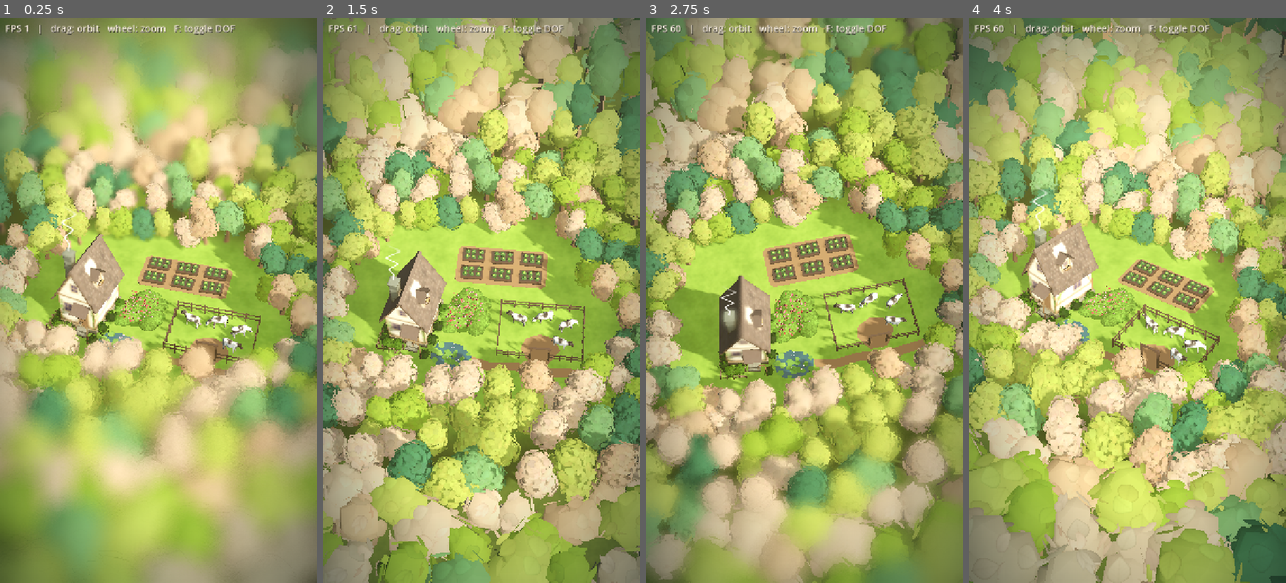
Above: before the commit, frames 1-4 (left to right).
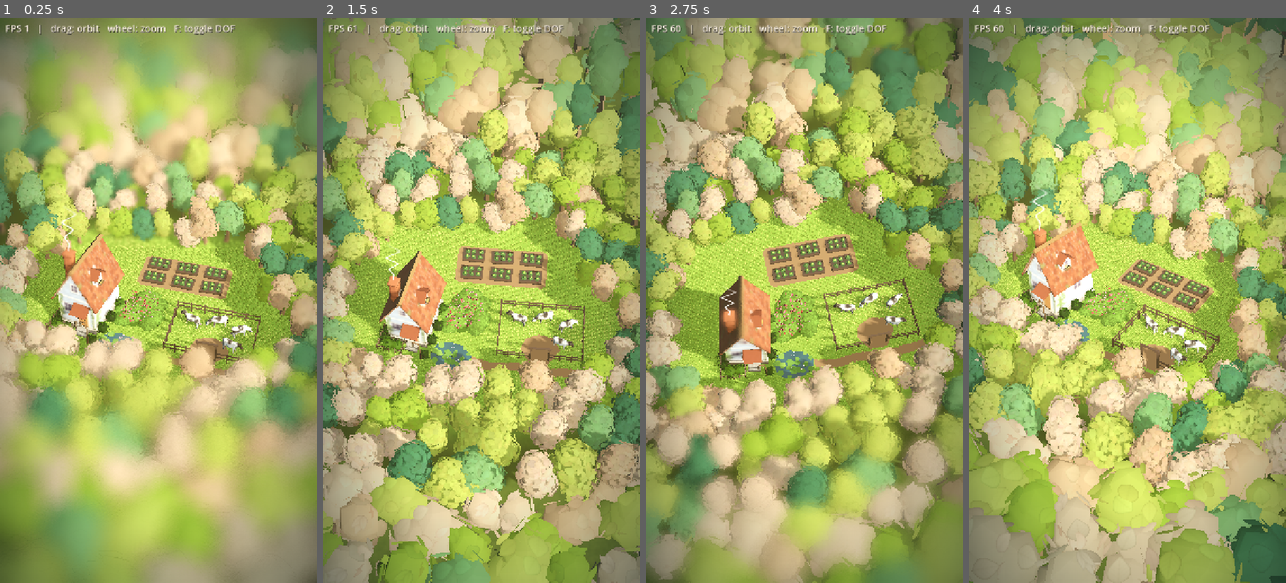
Above: after the commit, the same moments.

Repository: evaqqwww/Island
Game: Godot game, scene res://main.tscn
Two runs of this game, one before a commit and one after it. Both use one fixed random seed, a clock stepped at 60 frames per second and the inputs below.
Inputs (mouse positions are in pixels of both pictures, inside the frame that each line leads up to):
- Up to frame 1 (0.25 s): no input
- Up to frame 2 (1.5 s): tap Enter at 0.5 s; move the mouse to (551, 272) at 0.52 s; tap F at 0.6 s; click (551, 272) at 0.67 s; drag from (418, 328) to (465, 413) at 1.27 s
- Up to frame 3 (2.75 s): move the mouse to (836, 176) at 2.02 s; tap F at 2.1 s; click (836, 176) at 2.17 s
- Up to frame 4 (4 s): drag from (1111, 413) to (1032, 215) at 2.77 s; move the mouse to (1222, 385) at 3.52 s; tap F at 3.6 s; click (1222, 385) at 3.67 s

The runs differ from the first frame. In frame 1, 4.5% of the frame differs, in the area x 7-94%, y 38-65%; in frame 2, 5.3%, in the area x 3-98%, y 34-69%; in frame 3, 5.0%; in frame 4, 4.9%.

Commit message:
木屋改为参考图配色（灰蓝墙、陶红瓦、红砖烟囱），修掉屋顶老虎窗上方的烘焙瑕疵；空地加壳层草，草地有厚度和梳向
Co-Authored-By: Claude Opus 5.5 <noreply@anthropic.com>

Diff:
--- a/main.tscn
+++ b/main.tscn
@@ -15,6 +15,8 @@
 [ext_resource type="Texture2D" path="res://assets/textures/lawn.png" id="18_lawn"]
 [ext_resource type="Script" path="res://scripts/props.gd" id="19_props"]
 [ext_resource type="PackedScene" path="res://assets/farm/farm.glb" id="20_farm"]
+[ext_resource type="Script" path="res://scripts/grass.gd" id="21_grass"]
+[ext_resource type="Shader" path="res://shaders/grass.gdshader" id="22_grass"]
 
 [sub_resource type="ProceduralSkyMaterial" id="ProceduralSkyMaterial_sky"]
 sky_top_color = Color(0.55, 0.66, 0.78, 1)
@@ -79,6 +81,10 @@
 render_priority = 0
 shader = ExtResource("6_water")
 
+[sub_resource type="ShaderMaterial" id="ShaderMaterial_grass"]
+render_priority = 0
+shader = ExtResource("22_grass")
+
 [sub_resource type="SphereMesh" id="SphereMesh_shrub"]
 radius = 1.0
 height = 2.0
@@ -254,6 +260,13 @@
 depth = 0.05
 
 [node name="Vegetation" type="Node3D" parent="."]
+
+[node name="Grass" type="MeshInstance3D" parent="Vegetation"]
+cast_shadow = 0
+material_override = SubResource("ShaderMaterial_grass")
+script = ExtResource("21_grass")
+area = NodePath("../../Regions/Clearing")
+exclude_areas = Array[NodePath]([NodePath("../../Regions/Footprint"), NodePath("../../Regions/Pond"), NodePath("../../Regions/FlowerBed"), NodePath("../../Regions/FarmYard"), NodePath("../../Regions/PastureMud"), NodePath("../../Regions/Path")])
 
 [node name="BedShrubs" type="MultiMeshInstance3D" parent="Vegetation"]
 cast_shadow = 0
--- /dev/null
+++ b/scripts/grass.gd
@@ -0,0 +1,108 @@
+@tool
+extends MeshInstance3D
+
+## 草地：在 area 多边形（外扩 margin 米，伸进林缘树冠下）上叠 shell_count 层水平网格（壳层草），
+## grass.gdshader 按每层的高度和格子噪声裁出一簇簇草叶，叠出有厚度、会随风摆动的草坪。
+## exclude_areas（小路、池塘、菜园、泥地、花圃、木屋）不长草：运行时把区域画成遮罩贴图传给着色器，
+## 遮罩按双线性插值采样，区域边缘的草逐渐变矮。只在有草的格子里生成网格，减少重叠绘制。
+## 网格和遮罩在运行时生成，不写进场景文件。改了区域或参数后点「重新生成」。
+
+@export var area: NodePath
+@export var exclude_areas: Array[NodePath] = []
+## area 向外扩展的距离（米），让草一直长到林缘的树冠下面。
+@export var margin := 1.5
+@export var shell_count := 12
+## 每层网格的格子边长（米）。
+@export var cell_size := 1.0
+## 遮罩贴图每个像素对应的边长（米）。
+@export var mask_resolution := 0.15
+@export_tool_button("重新生成") var rebuild_action := _rebuild
+
+
+func _ready() -> void:
+	_rebuild()
+
+
+func _validate_property(property: Dictionary) -> void:
+	if property.name == "mesh":
+		property.usage &= ~PROPERTY_USAGE_STORAGE
+
+
+func _rebuild() -> void:
+	mesh = null
+	var base := Regions.from_node(get_node_or_null(area))
+	var mat := material_override as ShaderMaterial
+	if base.is_empty() or mat == null or shell_count < 1:
+		return
+	var grown := Geometry2D.offset_polygon(base.polygon, margin, Geometry2D.JOIN_ROUND)
+	if grown.is_empty():
+		return
+	var region := {"polygon": grown[0], "bounds": Rect2()}
+	var bounds := Rect2(grown[0][0], Vector2.ZERO)
+	for v in grown[0]:
+		bounds = bounds.expand(v)
+	region.bounds = bounds
+	var excludes := Regions.collect(self, exclude_areas)
+
+	# 遮罩：有草为 1，没草为 0
+	var w := ceili(bounds.size.x / mask_resolution) + 1
+	var h := ceili(bounds.size.y / mask_resolution) + 1
+	var pixels := PackedByteArray()
+	pixels.resize(w * h)
+	for y in h:
+		for x in w:
+			var p := bounds.position + Vector2(x, y) * mask_resolution
+			var grass := Regions.inside_any(p, [region]) and not Regions.inside_any(p, excludes)
+			pixels[y * w + x] = 255 if grass else 0
+	var image := Image.create_from_data(w, h, false, Image.FORMAT_L8, pixels)
+	mat.set_shader_parameter("mask", ImageTexture.create_from_image(image))
+	# 像素中心对齐：第 0 个像素的中心在 bounds.position
+	var half := Vector2.ONE * mask_resolution * 0.5
+	mat.set_shader_parameter("mask_rect", Vector4(bounds.position.x - half.x, bounds.position.y - half.y,
+			w * mask_resolution, h * mask_resolution))
+
+	# 网格：只保留四角或中心有草的格子；层从上往下排
+	var inv := global_transform.affine_inverse()
+	var cells: Array[Vector2] = []
+	var nx := ceili(bounds.size.x / cell_size)
+	var nz := ceili(bounds.size.y / cell_size)
+	for iz in nz:
+		for ix in nx:
+			var c := bounds.position + Vector2(ix, iz) * cell_size
+			for s in [Vector2(0, 0), Vector2(1, 0), Vector2(0, 1), Vector2(1, 1), Vector2(0.5, 0.5)]:
+				var q: Vector2 = (c + s * cell_size - bounds.position) / mask_resolution
+				var px := clampi(roundi(q.x), 0, w - 1)
+				var pz := clampi(roundi(q.y), 0, h - 1)
+				if pixels[pz * w + px] > 0:
+					cells.append(c)
+					break
+
+	var verts := PackedVector3Array()
+	var uv2 := PackedVector2Array()
+	var normals := PackedVector3Array()
+	var indices := PackedInt32Array()
+	for layer in range(shell_count, 0, -1):
+		var t := float(layer) / shell_count
+		for c in cells:
+			var i := verts.size()
+			for s in [Vector2(0, 0), Vector2(1, 0), Vector2(1, 1), Vector2(0, 1)]:
+				var p: Vector2 = c + s * cell_size
+				verts.append(inv * Vector3(p.x, global_position.y, p.y))
+				uv2.append(Vector2(t, 0.0))
+				normals.append(Vector3.UP)
+			indices.append_array([i, i + 1, i + 2, i, i + 2, i + 3])
+	if verts.is_empty():
+		return
+	var arrays := []
+	arrays.resize(Mesh.ARRAY_MAX)
+	arrays[Mesh.ARRAY_VERTEX] = verts
+	arrays[Mesh.ARRAY_NORMAL] = normals
+	arrays[Mesh.ARRAY_TEX_UV2] = uv2
+	arrays[Mesh.ARRAY_INDEX] = indices
+	var am := ArrayMesh.new()
+	am.add_surface_from_arrays(Mesh.PRIMITIVE_TRIANGLES, arrays)
+	var height: float = mat.get_shader_parameter("height") if mat.get_shader_parameter("height") != null else 0.3
+	var aabb := am.get_aabb()
+	aabb.size.y = height + 0.1
+	am.custom_aabb = aabb
+	mesh = am
--- /dev/null
+++ b/shaders/grass.gdshader
@@ -0,0 +1,75 @@
+// 壳层草：grass.gd 把同一块网格叠成很多层，UV2.x 是层高（贴地 0 → 草尖 1），顶点按层高抬起。
+// 片元把地面切成小格，每格一簇草：随机高度、随机位置，越往上越细；当前层高过了这簇的高度或落在草簇外就丢弃，
+// 层层叠起来就是一簇簇有厚度的草。越往上采样点按「梳向」偏移，草叶整片朝同一方向倾斜（方向随位置缓慢变化），
+// 斜看时能看到草叶的长度；再叠加随风摆动。颜色从根部的暗绿过渡到草尖的黄绿，大片噪声让草坪有高低和深浅的起伏。
+// 遮罩贴图（grass.gd 运行时生成）决定哪里长草，边缘按插值逐渐变矮。
+// 变化缓慢的大片噪声、梳向和风在顶点里算（网格每米一个顶点），片元只做每簇草的随机数，减轻手机上的开销。
+shader_type spatial;
+render_mode cull_back, diffuse_lambert_wrap;
+
+uniform sampler2D mask : hint_default_black, filter_linear;
+uniform vec4 mask_rect = vec4(0.0, 0.0, 1.0, 1.0);   // 遮罩覆盖的世界 XZ 范围：起点 xy，尺寸 zw
+uniform float height = 0.32;                          // 最高的草有多高（米）
+uniform float density = 7.0;                          // 每米多少簇
+uniform float thickness : hint_range(0.1, 1.0) = 0.8; // 草簇根部直径（相对格子）
+uniform float lean = 0.12;                            // 草尖相对根部的偏移（米）
+uniform float lean_scale = 0.15;                      // 梳向变化的频率（每米）
+uniform vec3 root_color : source_color = vec3(0.3, 0.45, 0.12);
+uniform vec3 tip_color : source_color = vec3(0.68, 0.82, 0.32);
+uniform vec3 patch_color : source_color = vec3(0.82, 0.84, 0.4);  // 草坪里偏黄的大片
+uniform float patch_scale = 0.22;                     // 大片起伏的频率（每米）
+uniform float wind_strength = 0.05;
+uniform float wind_speed = 1.3;
+
+varying vec3 v_world;
+varying float v_h;
+varying vec2 v_bend;
+varying float v_clump;
+
+float hash(vec2 p) {
+	return fract(sin(dot(p, vec2(127.1, 311.7))) * 43758.5453);
+}
+
+vec2 hash2(vec2 p) {
+	return fract(sin(vec2(dot(p, vec2(127.1, 311.7)), dot(p, vec2(269.5, 183.3)))) * 43758.5453);
+}
+
+float noise(vec2 p) {
+	vec2 i = floor(p);
+	vec2 f = fract(p);
+	f = f * f * (3.0 - 2.0 * f);
+	return mix(mix(hash(i), hash(i + vec2(1.0, 0.0)), f.x), mix(hash(i + vec2(0.0, 1.0)), hash(i + vec2(1.0, 1.0)), f.x), f.y);
+}
+
+void vertex() {
+	v_h = UV2.x;
+	VERTEX.y += v_h * height;
+	v_world = (MODEL_MATRIX * vec4(VERTEX, 1.0)).xyz;
+	vec2 p = v_world.xz;
+	v_clump = noise(p * patch_scale) * 0.7 + noise(p * patch_scale * 3.1) * 0.3;
+	float a = noise(p * lean_scale + 11.0) * 6.2832;
+	v_bend = vec2(cos(a), sin(a)) * lean
+			+ vec2(sin(TIME * wind_speed + p.x * 0.4 + p.y * 0.25), cos(TIME * wind_speed * 0.7 + p.y * 0.35 + p.x * 0.1)) * wind_strength;
+}
+
+void fragment() {
+	float h = v_h;
+	vec2 p = v_world.xz;
+	float m = texture(mask, (p - mask_rect.xy) / mask_rect.zw).r;
+	float clump = v_clump;
+	vec2 g = (p - v_bend * h * h) * density;
+	vec2 cell = floor(g);
+	float blade = mix(0.35, 1.0, hash(cell + 7.13)) * smoothstep(0.1, 0.9, m) * mix(0.65, 1.15, clump);
+	if (h > blade) {
+		discard;
+	}
+	float t = h / blade;
+	vec2 d = fract(g) - (0.3 + hash2(cell) * 0.4);
+	if (length(d) > thickness * 0.5 * (1.0 - t * 0.85)) {
+		discard;
+	}
+	vec3 tip = mix(tip_color, patch_color, smoothstep(0.5, 0.85, clump));
+	ALBEDO = mix(root_color, tip, smoothstep(0.0, 1.0, t)) * mix(0.88, 1.08, hash(cell + 3.7));
+	ROUGHNESS = 0.9;
+	SPECULAR = 0.2;
+}
Binary file changed: assets/cabin/cabin.glb
Binary file changed: assets/cabin/textures/cabin_albedo.png
Binary file changed: assets/cabin/textures/cabin_ao.png
Binary file changed: assets/cabin/textures/cabin_normal.png
Not shown, added: scripts/grass.gd.uid
Not shown, added: shaders/grass.gdshader.uid
Not shown, changed: blender/build_cabin.py
Not shown, changed: blender/cabin.blend
Not shown, changed: docs/index.html
Not shown, changed: docs/index.pck
